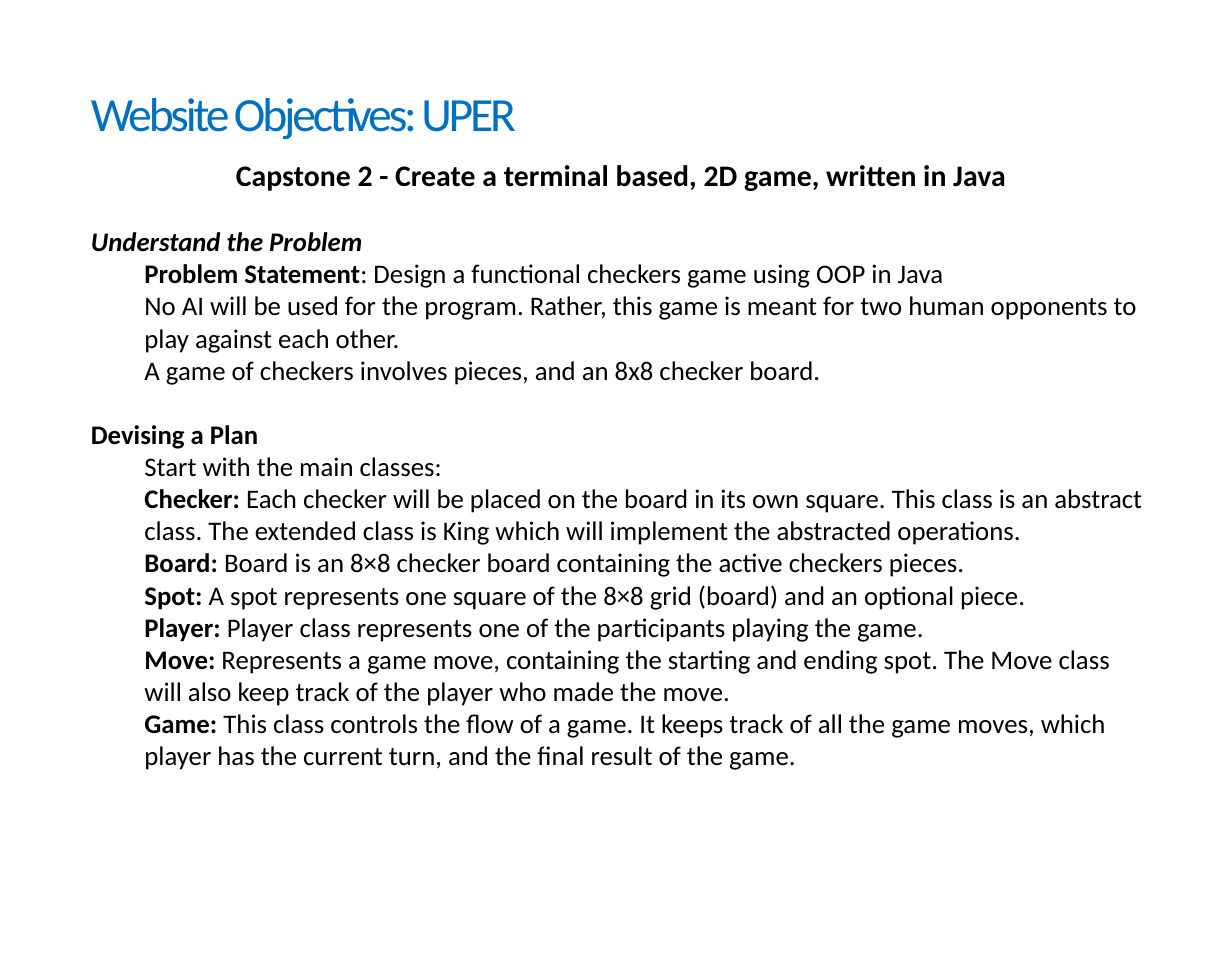
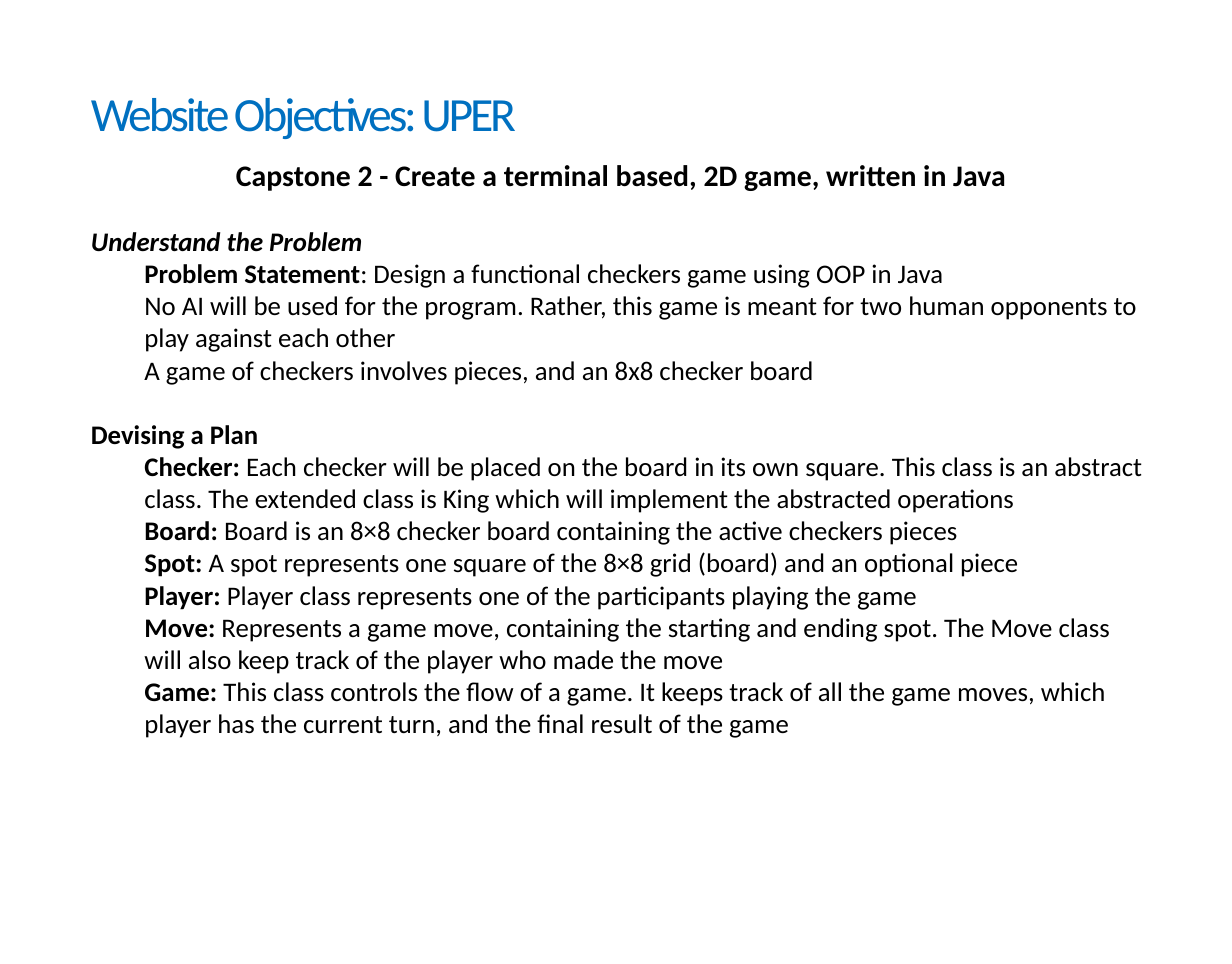
Before and after one commit to gchave77/capstone-2, a slide deck: slide 2 of uperCapstone-2.pptx. Drawn at 1232x964 pixels with LibreOffice and Linux fonts; fonts in the diff are those of the drawing. Boxes give left, top, right and bottom in pixels: in the first picture for what was removed or moved away, otherwise in the second. Text is boxed around its words. In the diff, an @@ line names an element or a change of style, - is before the commit and + after.

```diff
--- a/uperCapstone-2.pptx
+++ b/uperCapstone-2.pptx
@@ text at [144, 296, 1137, 385]: text changed @@
-  No AI will be used for the program. Rather, this game is meant for two human opponents to play against each other.
-  A game of checkers involves pieces, and an 8x8 checker board.
+  No AI will be used for the program. Rather, this game is meant for two human opponents to play against each other
+  A game of checkers involves pieces, and an 8x8 checker board
@@ text at [144, 457, 1142, 738]: text changed @@
-  Start with the main classes:
-  Checker: Each checker will be placed on the board in its own square. This class is an abstract class. The extended class is King which will implement the abstracted operations.
-  Board: Board is an 8×8 checker board containing the active checkers pieces.
-  Spot: A spot represents one square of the 8×8 grid (board) and an optional piece.
-  Player: Player class represents one of the participants playing the game.
-  Move: Represents a game move, containing the starting and ending spot. The Move class will also keep track of the player who made the move.
-  Game: This class controls the flow of a game. It keeps track of all the game moves, which player has the current turn, and the final result of the game.
+  Checker: Each checker will be placed on the board in its own square. This class is an abstract class. The extended class is King which will implement the abstracted operations
+  Board: Board is an 8×8 checker board containing the active checkers pieces
+  Spot: A spot represents one square of the 8×8 grid (board) and an optional piece
+  Player: Player class represents one of the participants playing the game
+  Move: Represents a game move, containing the starting and ending spot. The Move class will also keep track of the player who made the move
+  Game: This class controls the flow of a game. It keeps track of all the game moves, which player has the current turn, and the final result of the game
```
Also in this commit, not shown: 2 other slides changed, 1 slide added, 1 slide removed, 2 other files.
